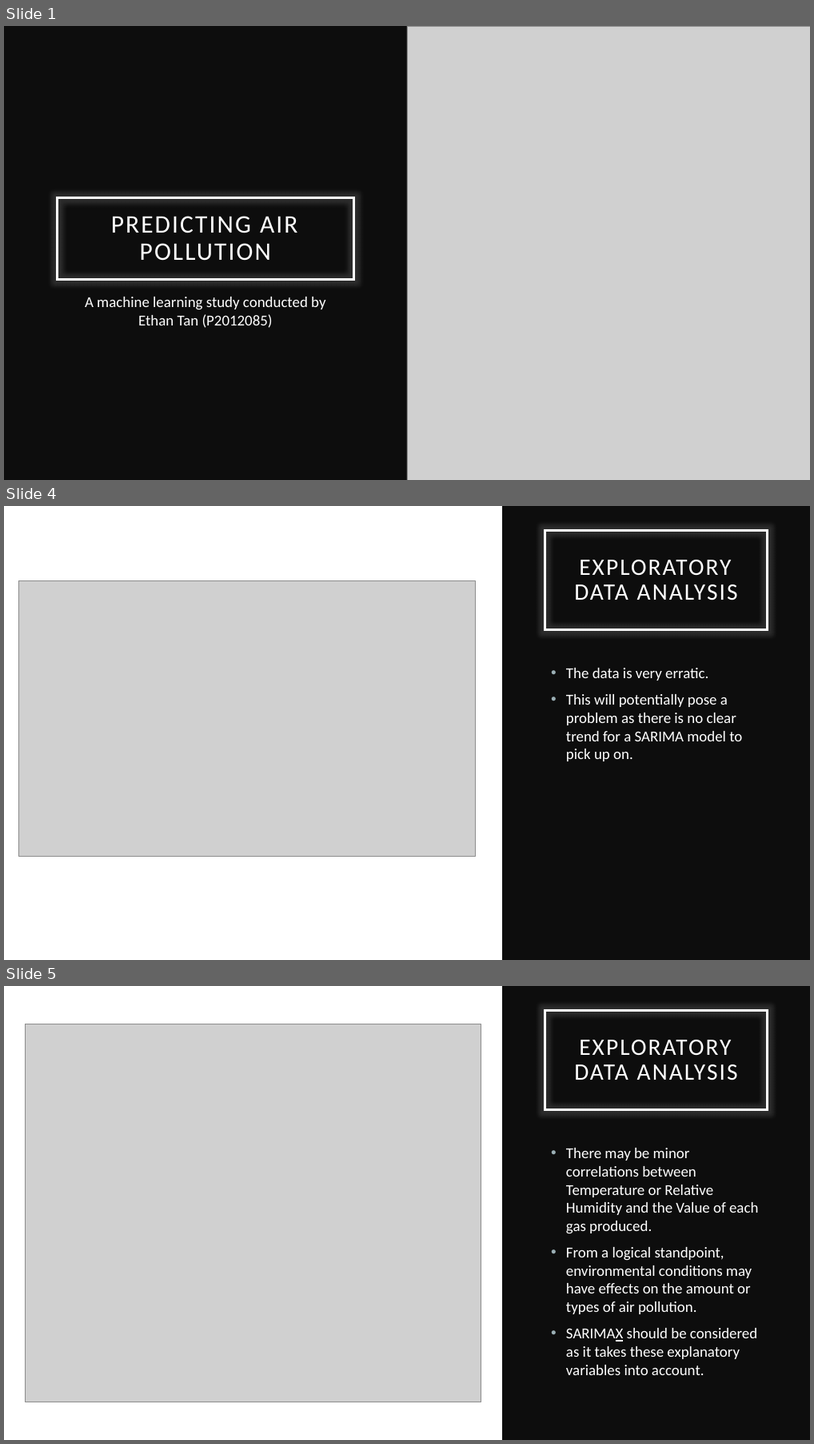
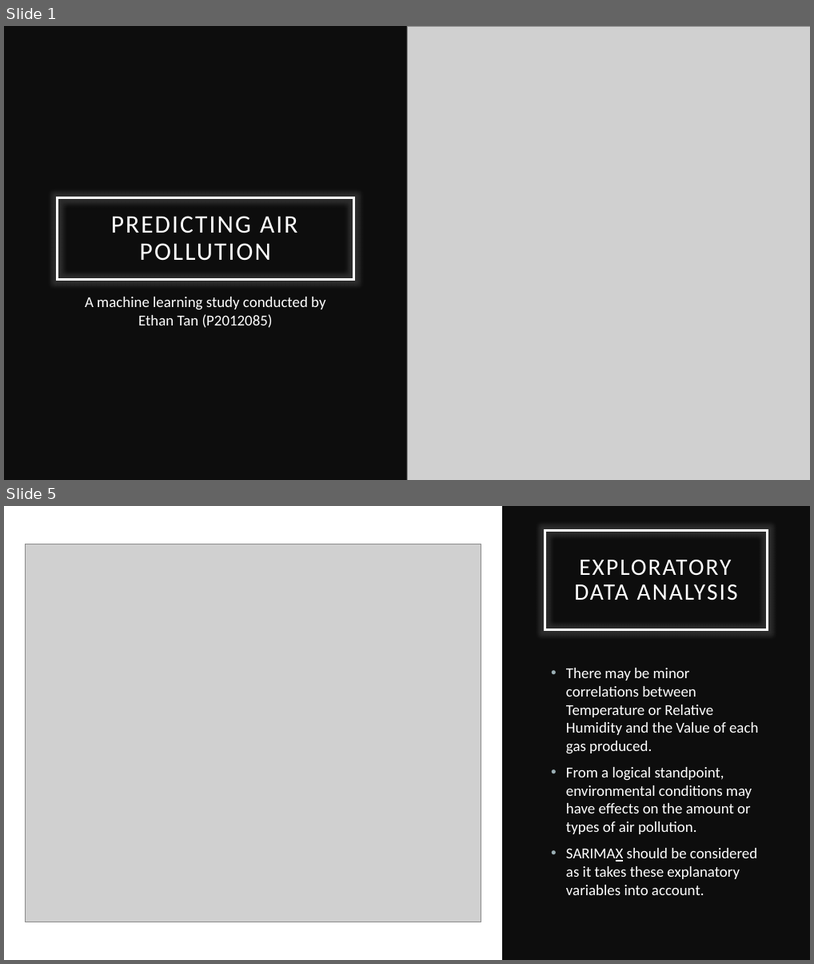
Before and after one commit to ethanolx/Air-Pollution-Mall-py, a slide deck: doc/part-a.pptx. Shown one above the other, each under a label of ours: slides 1, 4 and 5 before the commit, slides 1 and 5 after it; the slides between them are not shown. The pictures are 814x1444 and 814x964 pixels, drawn with LibreOffice and Linux fonts; fonts in the diff are those of the drawing; grey boxes stand for pictures. Boxes give left, top, right and bottom in pixels: in the first picture for what was removed or moved away, otherwise in the second. Text is boxed around its words. In the diff, an @@ line names an element or a change of style, - is before the commit and + after.

```diff
--- a/doc/part-a.pptx
+++ b/doc/part-a.pptx
@@ slide 4 removed at [4, 506, 810, 960], background #FFFFFF @@
@@ rectangle removed at [502, 506, 810, 960] @@
@@ title removed at [546, 530, 768, 629] @@
-EXPLORATORY DATA ANALYSIS
@@ picture removed at [18, 581, 476, 856] @@
@@ text removed at [566, 668, 742, 761] @@
-• The data is very erratic.
-• This will potentially pose a problem as there is no clear trend for a SARIMA model to pick up on.
```
Also in this commit, not shown: 3 slides changed, 2 slides added, 2 other files.
